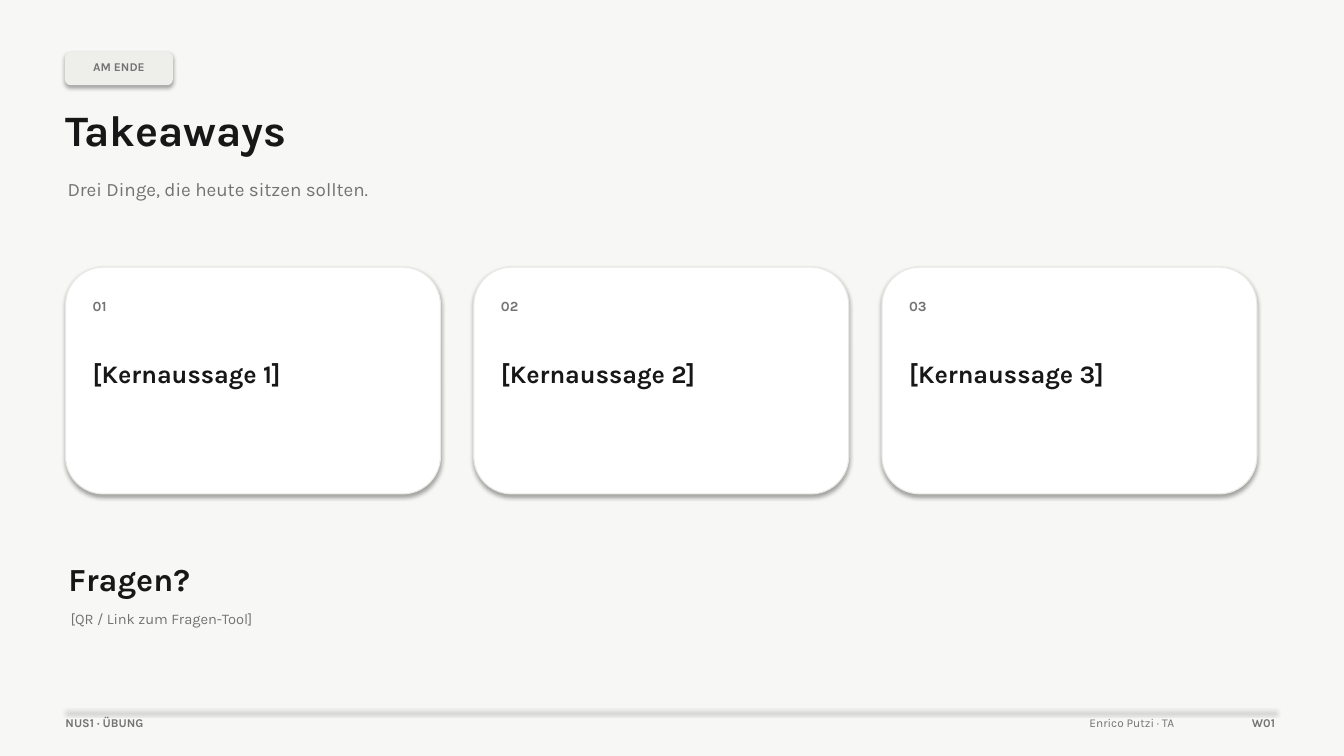
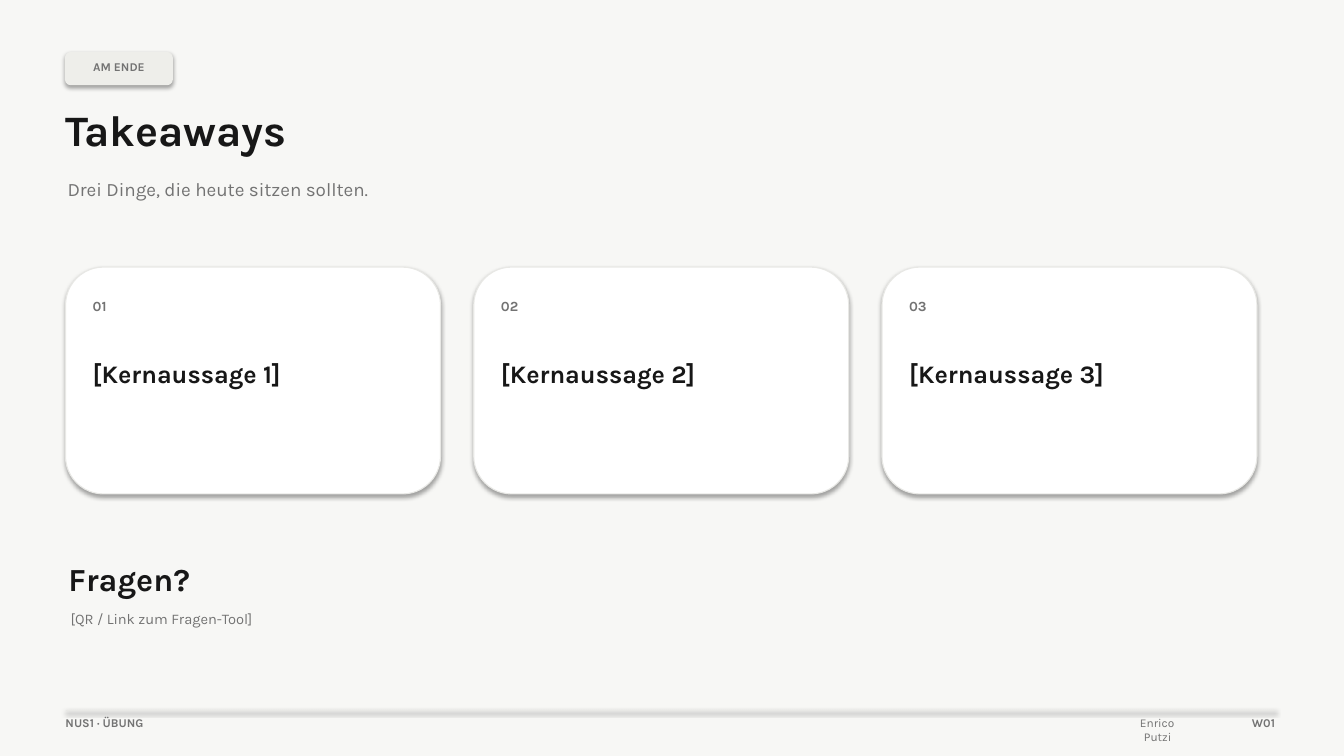
Before and after one commit to eputzi/eputzi.github.io, a slide deck: slide 7 of courses/nus1/files/slides/template.pptx. Drawn at 1344x756 pixels with LibreOffice and Linux fonts; fonts in the diff are those of the drawing. Boxes give left, top, right and bottom in pixels: in the first picture for what was removed or moved away, otherwise in the second. Text is boxed around its words. In the diff, an @@ line names an element or a change of style, - is before the commit and + after.

```diff
--- a/courses/nus1/files/slides/template.pptx
+++ b/courses/nus1/files/slides/template.pptx
@@ text at <box>1140,719,1174,741</box>: text changed @@
-Enrico Putzi · TA
+Enrico Putzi
```
Also in this commit, not shown: 5 other slides changed, 5 other files.
